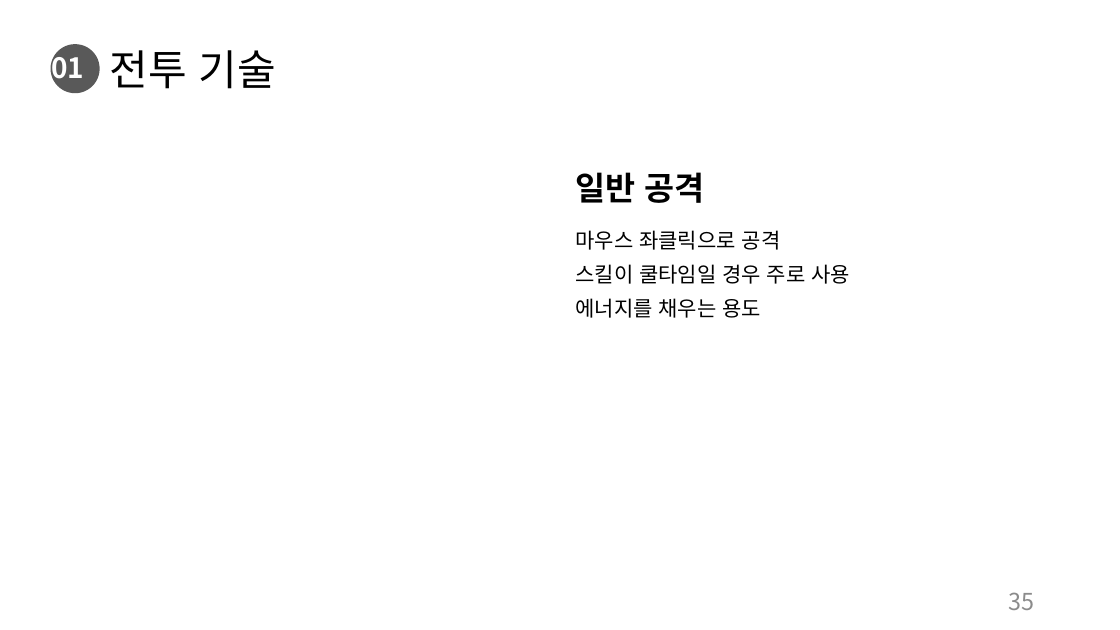
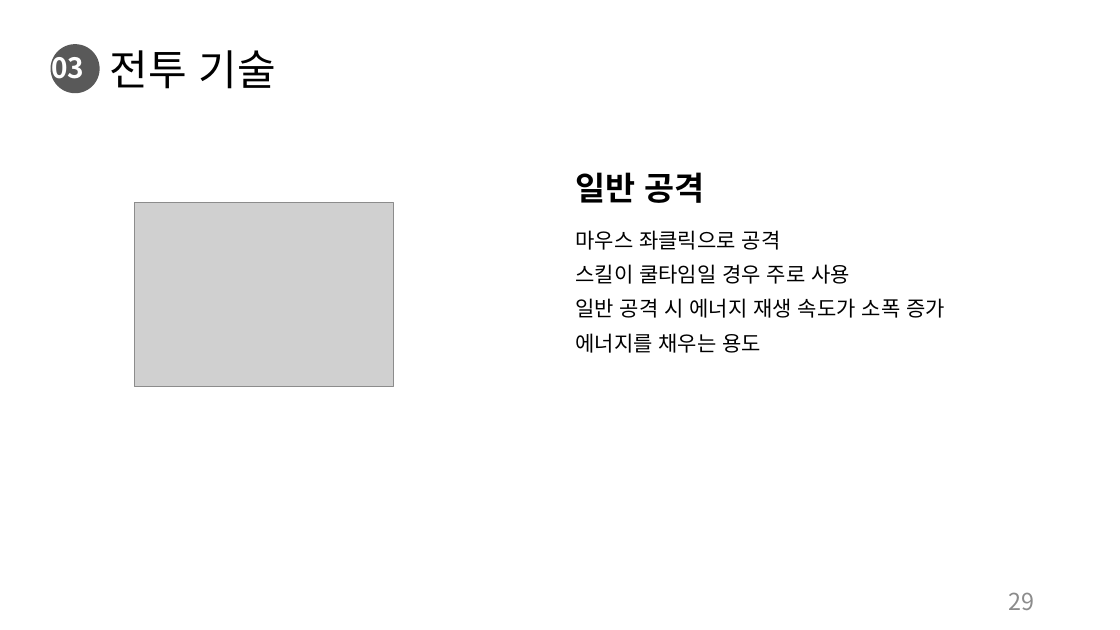
Before and after one commit to charobe/HDB, a slide deck: slide 29 of 조영욱/하자 드 바이오.pptx (slide 35 before the commit). Drawn at 1120x630 pixels with LibreOffice and Linux fonts; fonts in the diff are those of the drawing; grey boxes stand for pictures. Boxes give left, top, right and bottom in pixels: in the first picture for what was removed or moved away, otherwise in the second. Text is boxed around its words. In the diff, an @@ line names an element or a change of style, - is before the commit and + after.

```diff
--- a/조영욱/하자 드 바이오.pptx
+++ b/조영욱/하자 드 바이오.pptx
@@ text at bbox=[51, 50, 84, 86]: text changed @@
-01
+03
@@ picture added at bbox=[134, 202, 393, 386] @@
@@ text at bbox=[575, 298, 945, 318]: paragraph added @@
+일반 공격 시 에너지 재생 속도가 소폭 증가
@@ page number at bbox=[1009, 592, 1035, 610]: text changed @@
-35
+29
```
Also in this commit, not shown: 32 other slides changed, 2 slides added, 1 slide removed, 1 other file.
